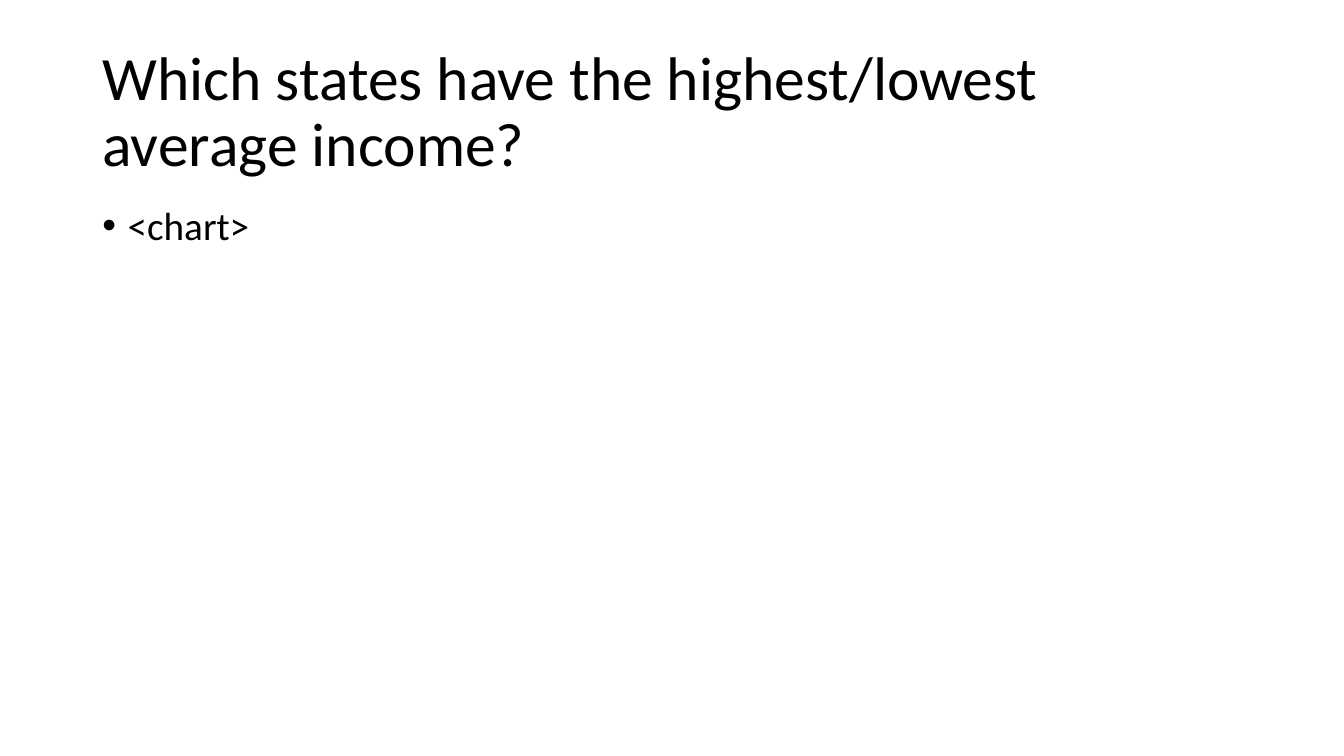
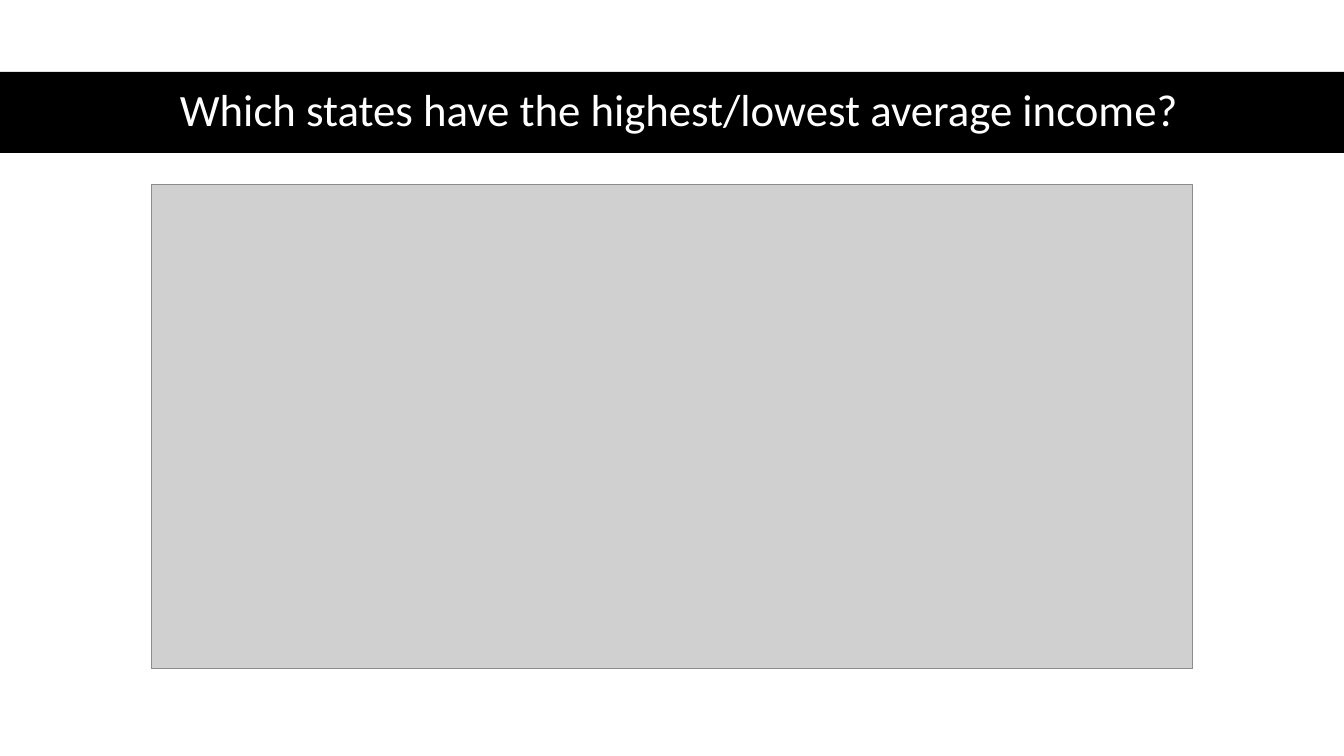
Before and after one commit to SamClements94/Project-1, a slide deck: slide 8 of Effects of Income Level on Disease Rates.pptx (slide 6 before the commit). Drawn at 1344x756 pixels with LibreOffice and Linux fonts; fonts in the diff are those of the drawing; grey boxes stand for pictures. Boxes give left, top, right and bottom in pixels: in the first picture for what was removed or moved away, otherwise in the second. Text is boxed around its words. In the diff, an @@ line names an element or a change of style, - is before the commit and + after.

```diff
--- a/Effects of Income Level on Disease Rates.pptx
+++ b/Effects of Income Level on Disease Rates.pptx
@@ rectangle added at (x1=0, y1=72, x2=1344, y2=153), fill #000000 @@
@@ title "Which states have the highest/lowest ..." moved from (x1=102, y1=57, x2=1038, y2=177) to (x1=180, y1=95, x2=1177, y2=134) @@
@@ title "Which states have the highest/lowest ..." at (x1=180, y1=95, x2=1177, y2=134): size 44 to 32 pt, text colour #000000 to #FFFFFF; alignment left to centre @@
@@ picture added at (x1=151, y1=185, x2=1193, y2=669) @@
@@ text removed at (x1=128, y1=212, x2=250, y2=241) @@
-• <chart>
```
Also in this commit, not shown: 6 other slides changed, 6 slides added, 2 slides removed, 1 other file.
